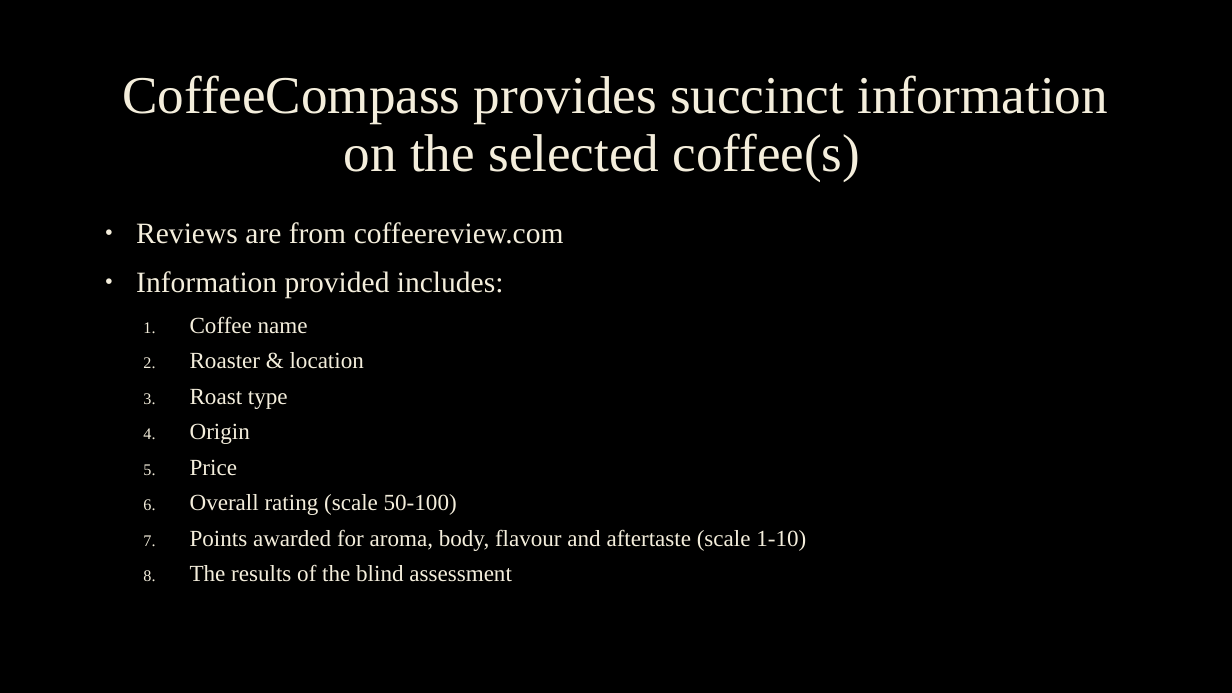
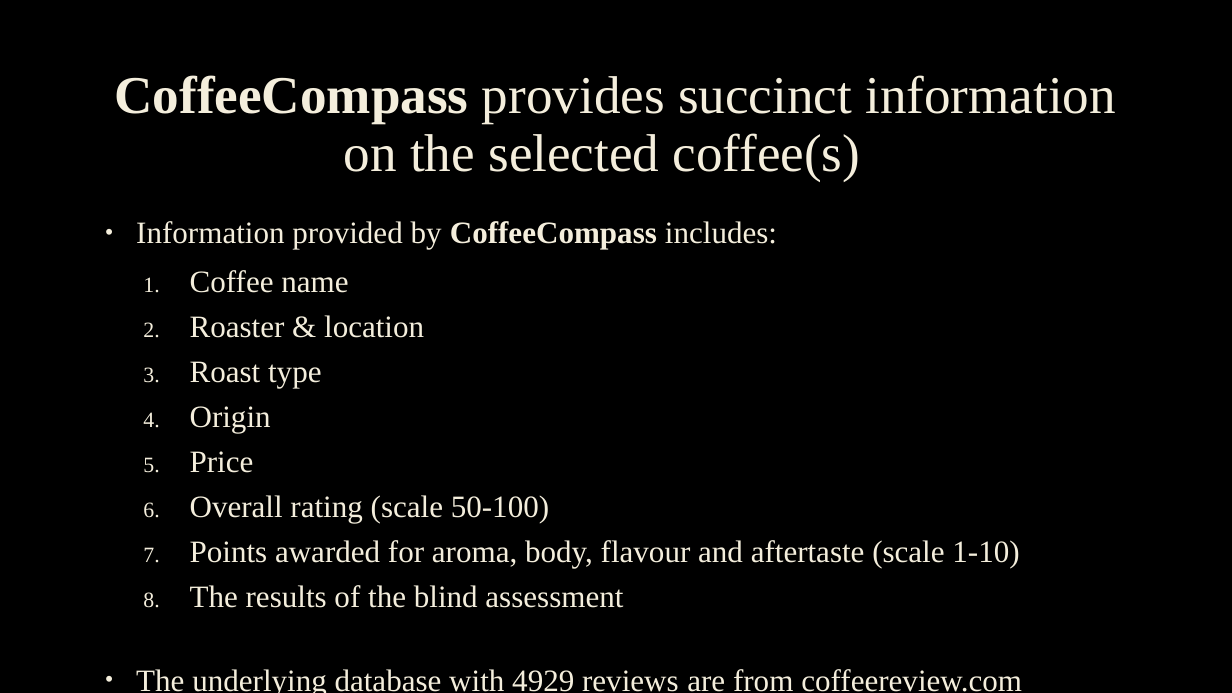
Before and after one commit to DGU94/Final_COFFEE_RECOMMANDER, a slide deck: slide 4 of 4_presentation/presentation_coffee_compass.pptx. Drawn at 1232x693 pixels with LibreOffice and Linux fonts; fonts in the diff are those of the drawing; background and template pictures are left out. Boxes give left, top, right and bottom in pixels: in the first picture for what was removed or moved away, otherwise in the second. Text is boxed around its words. In the diff, an @@ line names an element or a change of style, - is before the commit and + after.

```diff
--- a/4_presentation/presentation_coffee_compass.pptx
+++ b/4_presentation/presentation_coffee_compass.pptx
@@ title "CoffeeCompass provides succinct information on ..." at (115, 75, 1116, 182): bold on in "CoffeeCompass" @@
@@ text at (136, 221, 777, 249): text changed; size 23 to 24.2 pt @@
-• Reviews are from coffeereview.com
-• Information provided includes:
+• Information provided by CoffeeCompass includes:
@@ text at (190, 270, 1019, 608): size 18 to 24.2 pt in "Coffee name", "Roaster & location", "Roast type", "Origin" and 4 more places @@
@@ text at (136, 669, 1022, 693): paragraph added @@
+• The underlying database with 4929 reviews are from coffeereview.com
```
Also in this commit, not shown: 4 other slides changed, 2 other files.
